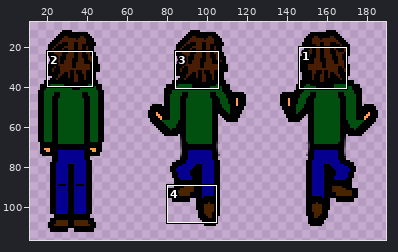
Sprite sheet, stored at assets/player.png. Above: a wide view before the commit, with the close-up outlined.
Close-up. As it was:
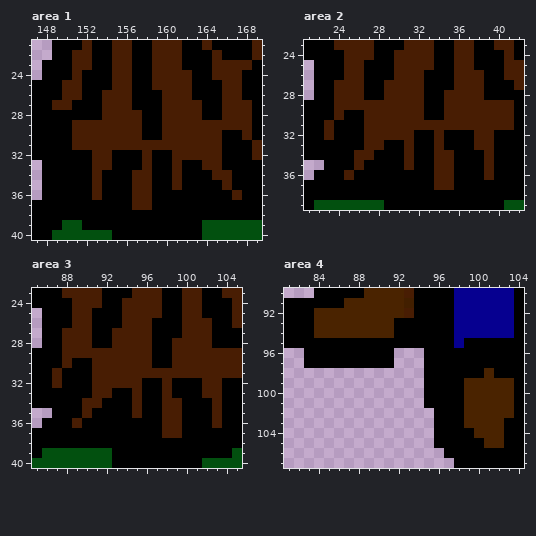
The file is 256x128 pixels. Pixels under 10% opacity are left out. Colours within 5 levels of each other are drawn and written as one. Shown: area 1: x 147..169, y 21..40; area 2: x 21..42, y 23..39; area 3: x 85..105, y 23..40; area 4: x 81..104, y 90..107. The wide view leaves out empty margins. The commit also changed other parts of the picture, which this record leaves out.
The result:
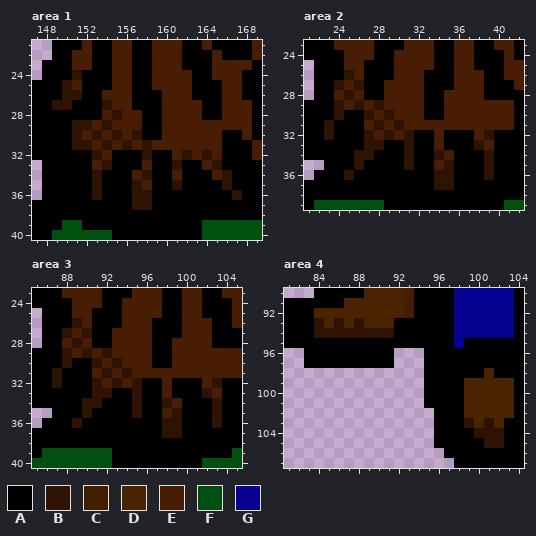
Palette (. is transparent): A #000000  B #2e1302  C #421f00  D #4a2300  E #481d03  F #02500f  G #060090
Difference:
--- area 1
@@ x 147..169 @@
 23 .AAAEEAAEEAAEEEAAAEEEEA
-24 .AAAEAAAEEAAEEEEAAEEEAA
-25 AAAEEAAAEEAAEEEEAAAEEAA
-26 AAAEEAAEEEAAAEEEAAAEEAA
-27 AAEEAAAEEEAAAEEEEAAEEEA
-28 AAAAAAAEEEEAAEEEEAAEEEA
-29 AAAAEEEEEEEAAEEEEEEEEEA
-30 AAAAEEEEEEEAAEEEEEEAAEA
-31 AAAAEEEEEEEEEEEEEEEAAAE
-32 AAAAAAEEAAAEAAEEEEEAAAE
-33 .AAAAAEEAAAEAAEAAEEAAAA
-34 .AAAAAEAAAEEAAEAAAEEAAA
-35 .AAAAAEAAAEEAAEAAAAEAAA
-36 .AAAAAEAAAEEAAAAAAAAEAA
-37 AAAAAAAAAAEEAAAAAAAAAAA
+24 .AAABAAAEEAAEEEEAAEEEAA
+25 AAABEAAAEEAAEEEEAAAEEAA
+26 AAABBAAEEEAAAEEEAAAEEAA
+27 AABBAAABEEAAAEEEEAAEEEA
+28 AAAAAAAEBEEAAEEEEAAEEEA
+29 AAAABBEBEEEAAEEEEEEEEEA
+30 AAAABEBEBEBAAEEEEEEAAEA
+31 AAAABBEBEBEBEEEEEEEAAAE
+32 AAAAAABEAAABAAEBEBEAAAE
+33 .AAAAAEBAAAEAABAAEBAAAA
+34 .AAAAABAAAEBAAEAAAEBAAA
+35 .AAAAABAAABEAABAAAABAAA
+36 .AAAAABAAABBAAAAAAAABAA
+37 AAAAAAAAAABBAAAAAAAAAAA
 38 AAAAAAAAAAAAAAAAAAAAAAA
--- area 2
@@ x 21..42 @@
 25 .AAAEEAAAEEEEAAEEAAAEE
-26 .AAAEEAAAEEEAAAEEEAAEE
-27 .AAEEEAAEEEEAAAEEEAAAE
-28 .AAEEEAAEEEEAAEEEEAAAA
-29 AAAEEEEEEEEEAAEEEEEEEA
-30 AAAEAAEEEEEEAAEEEEEEEA
-31 AAEAAAEEEEEEEEEEEEEEEA
-32 AAEAAAEEEEEAAEAAAEEAAA
-33 AAAAAAEEAAEAAEAAAEEAAA
-34 AAAAAEEAAAEAAEEAAAEAAA
-35 ..AAAEAAAAEAAEEAAAEAAA
-36 .AAAEAAAAAAAAEEAAAEAAA
-37 AAAAAAAAAAAAAEEAAAAAAA
+26 .AAABEAAAEEEAAAEEEAAEE
+27 .AABEBAAEEEEAAAEEEAAAE
+28 .AAEBEAAEEEEAAEEEEAAAA
+29 AAABEBEBEEEEAAEEEEEEEA
+30 AAABAABEBEEEAAEEEEEEEA
+31 AABAAAEBEBEEEEEEEEEEEA
+32 AABAAABEBEBAAEAAAEBAAA
+33 AAAAAABBAABAAEAAABEAAA
+34 AAAAABBAAABAABEAAABAAA
+35 ..AAABAAAABAAEBAAABAAA
+36 .AAABAAAAAAAABBAAABAAA
+37 AAAAAAAAAAAAABBAAAAAAA
 38 AAAAAAAAAAAAAAAAAAAAAA
--- area 3
@@ x 85..105 @@
 25 .AAAEEAAAEEEEAAEEAAAE
-26 .AAAEEAAAEEEAAAEEEAAE
-27 .AAEEEAAEEEEAAAEEEAAA
-28 .AAEEEAAEEEEAAEEEEAAA
-29 AAAEEEEEEEEEAAEEEEEEE
-30 AAAEAAEEEEEEAAEEEEEEE
-31 AAEAAAEEEEEEEEEEEEEEE
-32 AAEAAAEEEEEAAEAAAEEAA
-33 AAAAAAEEAAEAAEAAAEEAA
-34 AAAAAEEAAAEAAEEAAAEAA
-35 ..AAAEAAAAEAAEEAAAEAA
-36 .AAAEAAAAAAAAEEAAAEAA
-37 AAAAAAAAAAAAAEEAAAAAA
+26 .AAABEAAAEEEAAAEEEAAE
+27 .AABEBAAEEEEAAAEEEAAA
+28 .AAEBEAAEEEEAAEEEEAAA
+29 AAABEBEBEEEEAAEEEEEEE
+30 AAABAABEBEEEAAEEEEEEE
+31 AABAAAEBEBEEEEEEEEEEE
+32 AABAAABEBEBAAEAAAEBAA
+33 AAAAAABBAABAAEAAABEAA
+34 AAAAABBAAABAABEAAABAA
+35 ..AAABAAAABAAEBAAABAA
+36 .AAABAAAAAAAABBAAABAA
+37 AAAAAAAAAAAAABBAAAAAA
 38 AAAAAAAAAAAAAAAAAAAAA
--- area 4
@@ x 82..93 @@
  92 AADDDDDDDDDE
- 93 AADDDDDDDDAA
- 94 AADDDDDDDDAA
+ 93 AABDBDBDDDAA
+ 94 AABBBBBBBBAA
  95 AAAAAAAAAAAA
@@ x 97..104 @@
 102 AADDDDDA
-103 AADDDDAA
-104 AAADDDAA
-105 AAAADDAA
+103 AABDBDAA
+104 AAABBBAA
+105 AAAABBAA
 106 AAAAAAAA
Boxes around the changes in both close-ups, in picture pixels (x1, y1, x2, y2):
changed: (52, 70, 242, 210)
changed: (324, 70, 494, 190)
changed: (52, 318, 222, 438)
changed: (314, 318, 394, 338)
changed: (464, 418, 504, 448)
